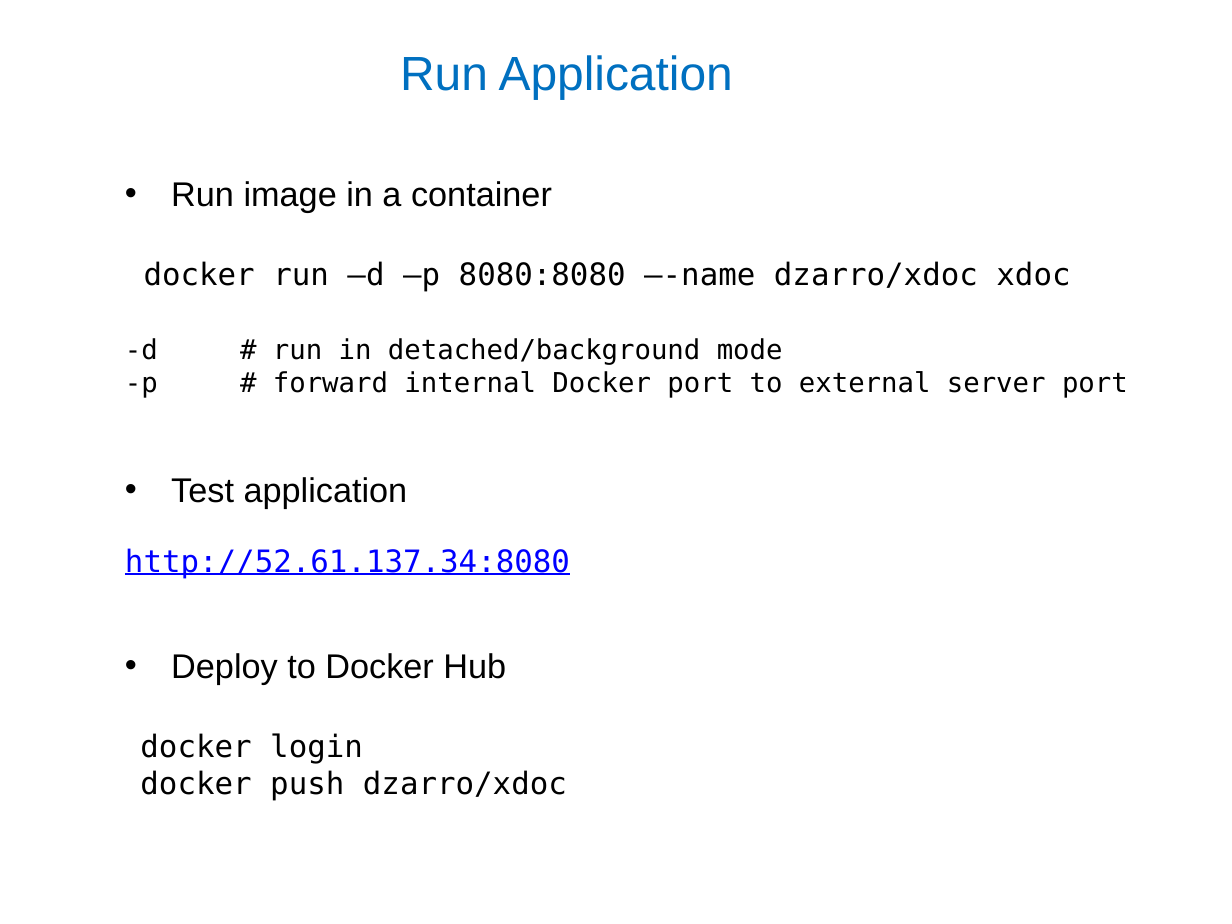
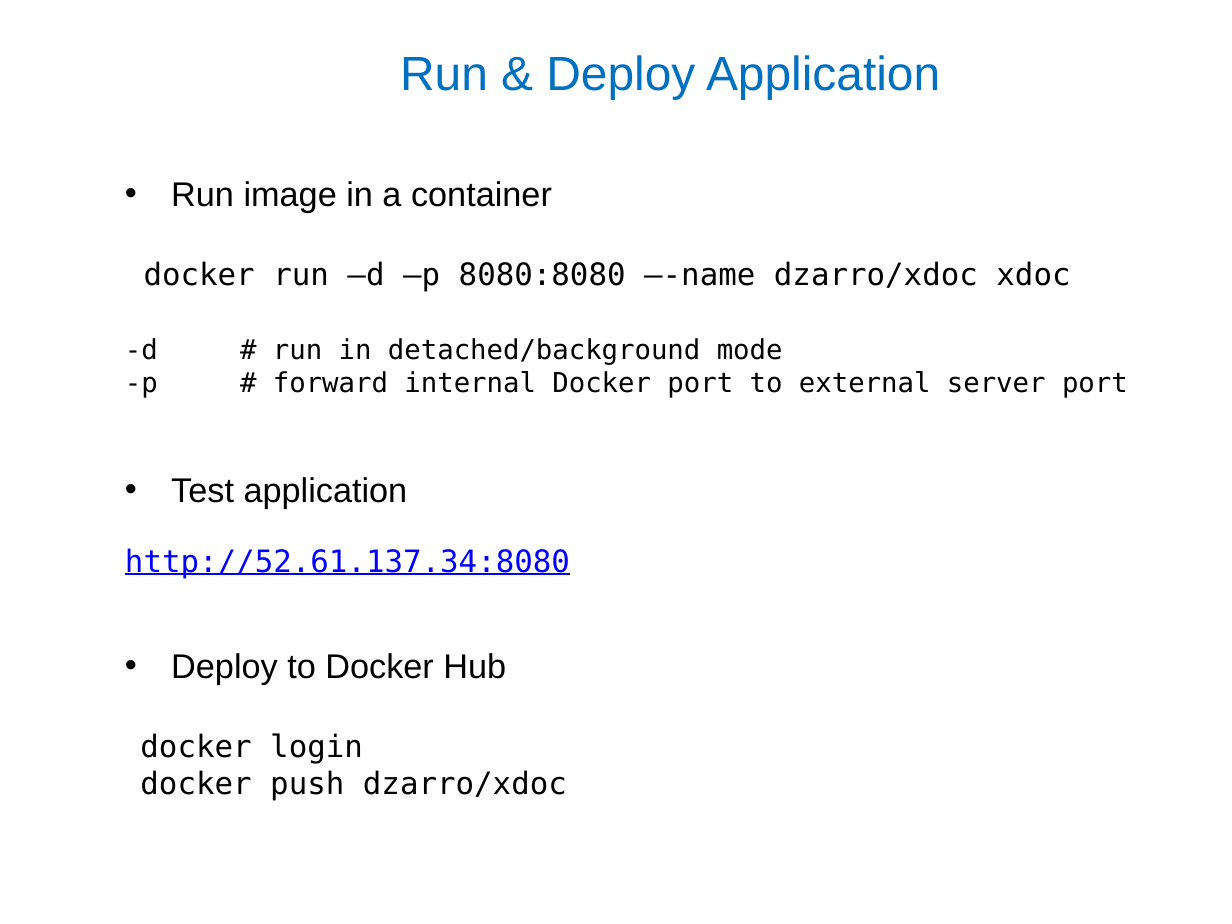
Before and after one commit to dzarro/docs, a slide deck: slide 6 of Docker_AWS.pptx. Drawn at 1232x924 pixels with LibreOffice and Linux fonts; fonts in the diff are those of the drawing. Boxes give left, top, right and bottom in pixels: in the first picture for what was removed or moved away, otherwise in the second. Text is boxed around its words. In the diff, an @@ line names an element or a change of style, - is before the commit and + after.

```diff
--- a/Docker_AWS.pptx
+++ b/Docker_AWS.pptx
@@ text at [400,55,940,99]: text changed @@
-  Run Application
+  Run & Deploy Application
```
Also in this commit, not shown: 1 other file.
